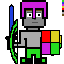
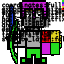
Layer changes from the first (64, 64) image to the second:
showed "options" over [1, 2, 64, 43]
